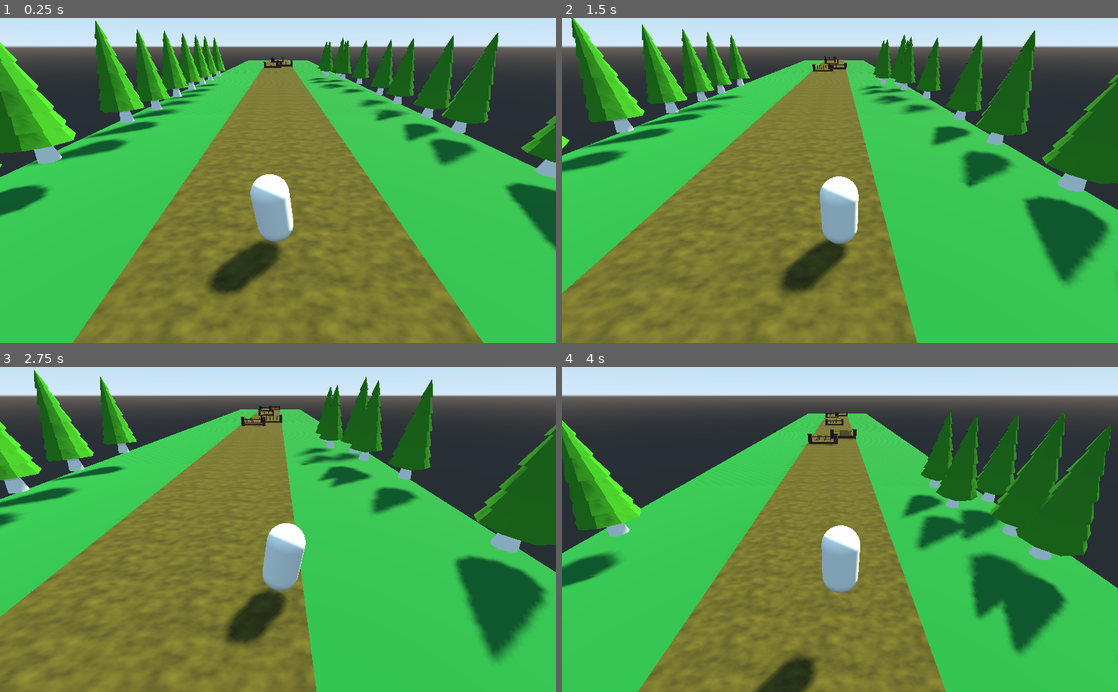
Above: before the commit, frames 1-4 (two rows, left to right).
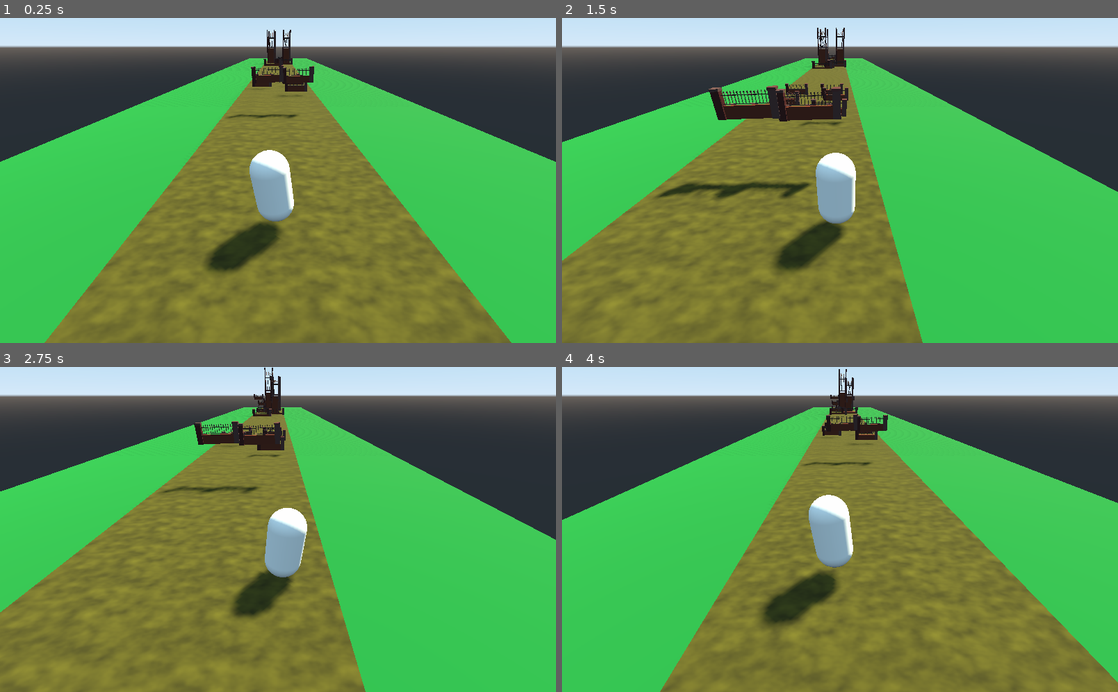
Above: after the commit, the same moments.

Repository: Oskarm2012/infite-runner-2022
Game: Godot game, scene res://Main.tscn
Same seed, same stepped clock (60 frames per second), same inputs: the game is played once before the commit and once after it.
Inputs:
- Up to frame 1 (0.25 s): no input
- Up to frame 2 (1.5 s): hold D (move_right) 0.53-1.28 s; tap Space (jump) at 0.77 s; hold A (move_left) from 1.28 s (still down)
- Up to frame 3 (2.75 s): tap Space (jump) at 1.52 s; release A (move_left) at 2.03 s; hold D (move_right) from 2.03 s (still down)
- Up to frame 4 (4 s): tap Space (jump) at 3.02, 3.77 s; release D (move_right) at 3.53 s; hold A (move_left) from 3.53 s (still down)

The runs differ from the first frame. In frame 1, 25% of the frame differs, in the area x 0-100%, y 0-100%; in frame 2, 27%; in frame 3, 25%; in frame 4, 38%.

Commit message:
koodattiin

Diff:
--- a/Main.gd
+++ b/Main.gd
@@ -6,6 +6,31 @@
 var jump_length : float = 5.5
 var jump_height : float = 2.0
 onready var player = $Player
+onready var camera_pivot = $CameraPivot
 
+var  initial_road_count :int = 5
+var road_scenes = [
+	load("res://road1.tscn"),
+	load("res://Road2.tscn"),
+	load("res://Road3.tscn"),
+	load("res://Road4.tscn")
+]
 func _ready():
+	randomize()
 	player.setup_jump(jump_length, jump_height, run_speed)
+
+	for i in range(initial_road_count):
+		var road = make_random_road()
+		road.translation.z = -(i + 1) * 50
+		add_child(road)
+
+
+func _physics_process(delta):
+	camera_pivot.translation = player.translation
+	camera_pivot.translation.y = 0
+
+
+func make_random_road():
+	var road_scene = road_scenes[randi() % road_scenes.size()]
+	var road = road_scene.instance()
+	return road
--- a/Main.tscn
+++ b/Main.tscn
@@ -28,4 +28,9 @@
 [node name="roadbase2" parent="." instance=ExtResource( 4 )]
 transform = Transform( 1, 0, 0, 0, 1, 0, 0, 0, 1, 0, 0, -100 )
 
+[node name="CameraPivot" type="Spatial" parent="."]
+
+[node name="Camera" type="Camera" parent="CameraPivot"]
+transform = Transform( 1, 0, 0, 0, 0.866025, 0.5, 0, -0.5, 0.866025, 0, 5, 5 )
+
 [connection signal="gameplay_exited" from="RoadStart" to="Player" method="_on_RoadStart_gameplay_exited"]
--- a/Player.gd
+++ b/Player.gd
@@ -42,7 +42,12 @@
 	velocity.z = -run_speed
 	velocity = move_and_slide(velocity, Vector3.UP)
 
-
+	for index in range(get_slide_count()):
+		var collision = get_slide_collision(index)
+		var collision_object = collision.collider as CollisionObject
+		if collision_object.collision_layer & 4:
+			#print("Ouch!")
+			get_tree().reload_current_scene()
 
 func _on_RoadStart_gameplay_exited():
 	pass
--- a/Player.tscn
+++ b/Player.tscn
@@ -9,10 +9,8 @@
 radius = 0.5
 
 [node name="Player" type="KinematicBody"]
+collision_mask = 6
 script = ExtResource( 1 )
-
-[node name="Camera" type="Camera" parent="."]
-transform = Transform( 1, 0, 0, 0, 0.866025, 0.5, 0, -0.5, 0.866025, 0, 5, 5 )
 
 [node name="Spatial" type="Spatial" parent="."]
 
--- /dev/null
+++ b/Road2.tscn
@@ -0,0 +1,24 @@
+[gd_scene load_steps=3 format=2]
+
+[ext_resource path="res://Wall.tscn" type="PackedScene" id=1]
+[ext_resource path="res://roadbase.tscn" type="PackedScene" id=2]
+
+[node name="Road2" instance=ExtResource( 2 )]
+
+[node name="wall" parent="." index="1" instance=ExtResource( 1 )]
+transform = Transform( 0.5, 0.000244346, 0, -0.000244346, 0.5, 0, 0, 0, 0.5, 1.74979, 0.600002, -32.437 )
+
+[node name="wall2" parent="." index="2" instance=ExtResource( 1 )]
+transform = Transform( 0.5, 0.000244346, 0, -0.000244346, 0.5, 0, 0, 0, 0.5, -2.13626, -0.516509, -31.5648 )
+
+[node name="wall3" parent="." index="3" instance=ExtResource( 1 )]
+transform = Transform( 0.5, 0.000244346, 0, -0.000244346, 0.5, 0, 0, 0, 0.5, -1.9144, 0.734567, -25.0744 )
+
+[node name="wall4" parent="." index="4" instance=ExtResource( 1 )]
+transform = Transform( 0.5, 0.000244346, 0, -0.000244346, 0.5, 0, 0, 0, 0.5, 1.84954, 1.32583, -27.5631 )
+
+[node name="wall5" parent="." index="5" instance=ExtResource( 1 )]
+transform = Transform( 0.5, 0.000244346, 0, -0.000244346, 0.5, 0, 0, 0, 0.5, -0.249398, 0.734567, -21.5227 )
+
+[node name="wall6" parent="." index="6" instance=ExtResource( 1 )]
+transform = Transform( 0.499748, -0.0158624, 0, 0.0158588, 0.499637, -0.0105759, 0.000335518, 0.0105706, 0.499888, -0.249398, 1.78317, -15.4297 )
--- /dev/null
+++ b/Road3.tscn
@@ -0,0 +1,48 @@
+[gd_scene load_steps=3 format=2]
+
+[ext_resource path="res://Wall.tscn" type="PackedScene" id=1]
+[ext_resource path="res://roadbase.tscn" type="PackedScene" id=2]
+
+[node name="roadbase" instance=ExtResource( 2 )]
+
+[node name="wall" parent="." index="1" instance=ExtResource( 1 )]
+transform = Transform( 0.5, 0, 0, 0, 4, 0, 0, 0, 0.5, -1.87725, 0.6, -33.592 )
+
+[node name="wall2" parent="." index="2" instance=ExtResource( 1 )]
+transform = Transform( 0.5, 0, 0, 0, 4, 0, 0, 0, 0.5, 2.60925, 0.6, -33.592 )
+
+[node name="wall3" parent="." index="3" instance=ExtResource( 1 )]
+transform = Transform( 0.5, 0, 0, 0, 4, 0, 0, 0, 0.5, 2.60925, 0.6, -27.5405 )
+
+[node name="wall4" parent="." index="4" instance=ExtResource( 1 )]
+transform = Transform( 0.5, 0, 0, 0, 4, 0, 0, 0, 0.5, -2.12705, 0.6, -27.5405 )
+
+[node name="wall5" parent="." index="5" instance=ExtResource( 1 )]
+transform = Transform( 0.5, 0, 0, 0, 0.5, 0, 0, 0, 0.5, 0.129303, 0.666833, -22.374 )
+
+[node name="wall6" parent="." index="6" instance=ExtResource( 1 )]
+transform = Transform( 0.5, 0, 0, 0, 0.5, 0, 0, 0, 0.5, 0.156055, 0.6, -17.9822 )
+
+[node name="wall8" parent="." index="7" instance=ExtResource( 1 )]
+transform = Transform( 0.5, 0, 0, 0, 0.5, 0, 0, 0, 0.5, 0.156055, 0.6, -30.8464 )
+
+[node name="wall9" parent="." index="8" instance=ExtResource( 1 )]
+transform = Transform( 0.5, 0, 0, 0, 0.5, 0, 0, 0, 0.5, 0.0325539, -0.564336, -25.2153 )
+
+[node name="wall10" parent="." index="9" instance=ExtResource( 1 )]
+transform = Transform( 0.5, 0, 0, 0, 0.5, 0, 0, 0, 0.5, 0.156055, 0.6, -41.9589 )
+
+[node name="wall15" parent="." index="10" instance=ExtResource( 1 )]
+transform = Transform( 0.5, 0, 0, 0, 0.5, 0, 0, 0, 0.5, 2.6287, 0.6, -41.9589 )
+
+[node name="wall14" parent="." index="11" instance=ExtResource( 1 )]
+transform = Transform( 0.5, 0, 0, 0, 0.5, 0, 0, 0, 0.5, -2.61113, 0.6, -41.9589 )
+
+[node name="wall11" parent="." index="12" instance=ExtResource( 1 )]
+transform = Transform( 0.5, 0, 0, 0, 0.5, 0, 0, 0, 0.5, 0.156055, 0.6, -43.8236 )
+
+[node name="wall12" parent="." index="13" instance=ExtResource( 1 )]
+transform = Transform( 0.5, 0, 0, 0, 0.5, 0, 0, 0, 0.5, -2.35477, 0.6, -43.8236 )
+
+[node name="wall13" parent="." index="14" instance=ExtResource( 1 )]
+transform = Transform( 0.5, 0, 0, 0, 0.5, 0, 0, 0, 0.5, 2.37503, 0.6, -43.8236 )
--- /dev/null
+++ b/Road4.tscn
@@ -0,0 +1,63 @@
+[gd_scene load_steps=3 format=2]
+
+[ext_resource path="res://roadbase.tscn" type="PackedScene" id=1]
+[ext_resource path="res://Wall.tscn" type="PackedScene" id=2]
+
+[node name="roadbase" instance=ExtResource( 1 )]
+
+[node name="wall" parent="." index="1" instance=ExtResource( 2 )]
+transform = Transform( 0.5, 0, 0, 0, 0.5, 0, 0, 0, 0.5, -2.70209, 2.61458, -36.4751 )
+
+[node name="wall2" parent="." index="2" instance=ExtResource( 2 )]
+transform = Transform( 0.5, 0, 0, 0, 0.5, 0, 0, 0, 0.5, -0.369683, 2.51629, -36.4751 )
+
+[node name="wall3" parent="." index="3" instance=ExtResource( 2 )]
+transform = Transform( 0.5, 0, 0, 0, 0.5, 0, 0, 0, 0.5, -0.369683, 2.40331, -33.3808 )
+
+[node name="wall7" parent="." index="4" instance=ExtResource( 2 )]
+transform = Transform( 0.5, 0, 0, 0, 0.5, 0, 0, 0, 0.5, 1.33377, 2.48497, -33.3808 )
+
+[node name="wall8" parent="." index="5" instance=ExtResource( 2 )]
+transform = Transform( 0.5, 0, 0, 0, 0.5, 0, 0, 0, 0.5, 1.36864, 2.63083, -36.5865 )
+
+[node name="wall9" parent="." index="6" instance=ExtResource( 2 )]
+transform = Transform( 0.5, 0, 0, 0, 0.5, 0, 0, 0, 0.5, 1.33377, 2.47485, -35.0942 )
+
+[node name="wall4" parent="." index="7" instance=ExtResource( 2 )]
+transform = Transform( 0.5, 0, 0, 0, 0.5, 0, 0, 0, 0.5, -2.3831, 2.32318, -33.3796 )
+
+[node name="wall17" parent="." index="8" instance=ExtResource( 2 )]
+transform = Transform( 0.5, 0, 0, 0, 0.5, 0, 0, 0, 0.5, -2.3831, 4.18176, -19.2447 )
+
+[node name="wall18" parent="." index="9" instance=ExtResource( 2 )]
+transform = Transform( 0.5, 0, 0, 0, 0.5, 0, 0, 0, 0.5, -0.00325799, 3.319, -19.2447 )
+
+[node name="wall19" parent="." index="10" instance=ExtResource( 2 )]
+transform = Transform( 0.5, 0, 0, 0, 0.5, 0, 0, 0, 0.5, 1.88828, 3.78328, -19.4863 )
+
+[node name="wall5" parent="." index="11" instance=ExtResource( 2 )]
+transform = Transform( 0.5, 0, 0, 0, 0.5, 0, 0, 0, 0.5, -2.3831, 1.02428, -30.306 )
+
+[node name="wall6" parent="." index="12" instance=ExtResource( 2 )]
+transform = Transform( 0.5, 0, 0, 0, 5, 0, 0, 0, 0.5, -0.106873, 1.02428, -30.306 )
+
+[node name="wall10" parent="." index="13" instance=ExtResource( 2 )]
+transform = Transform( 0.5, 0, 0, 0, 4, 0, 0, 0, 0.5, 2.12124, 1.02428, -30.306 )
+
+[node name="wall11" parent="." index="14" instance=ExtResource( 2 )]
+transform = Transform( 0.5, 0, 0, 0, 0.5, 0, 0, 0, 0.5, 2.12124, 1.02428, -29.767 )
+
+[node name="wall12" parent="." index="15" instance=ExtResource( 2 )]
+transform = Transform( 0.5, 0, 0, 0, 0.5, 0, 0, 0, 0.5, -0.300811, 0.929705, -29.8874 )
+
+[node name="wall13" parent="." index="16" instance=ExtResource( 2 )]
+transform = Transform( 0.5, 0, 0, 0, 0.5, 0, 0, 0, 0.5, -2.36709, 0.929705, -29.8874 )
+
+[node name="wall14" parent="." index="17" instance=ExtResource( 2 )]
+transform = Transform( 0.5, 0, 0, 0, 0.5, 0, 0, 0, 0.5, -2.36709, 0.929705, -25.1772 )
+
+[node name="wall15" parent="." index="18" instance=ExtResource( 2 )]
+transform = Transform( 0.5, 0, 0, 0, 0.5, 0, 0, 0, 0.5, -0.329735, 0.929705, -25.1772 )
+
+[node name="wall16" parent="." index="19" instance=ExtResource( 2 )]
+transform = Transform( 0.5, 0, 0, 0, 4, 0, 0, 0, 0.5, 1.64358, 0.929705, -25.1772 )
--- a/RoadStart.tscn
+++ b/RoadStart.tscn
@@ -1,109 +1,27 @@
-[gd_scene load_steps=4 format=2]
+[gd_scene load_steps=3 format=2]
 
 [ext_resource path="res://roadbase.tscn" type="PackedScene" id=1]
-[ext_resource path="res://Assets/lowpolytree.obj" type="ArrayMesh" id=3]
+[ext_resource path="res://Wall.tscn" type="PackedScene" id=2]
 
-[sub_resource type="SpatialMaterial" id=1]
-albedo_color = Color( 0.156863, 0.517647, 0.0509804, 1 )
+[node name="Road2" instance=ExtResource( 1 )]
 
-[node name="RoadStart" instance=ExtResource( 1 )]
+[node name="wall" parent="." index="1" instance=ExtResource( 2 )]
+transform = Transform( 0.5, 0.000244346, 0, -0.000244346, 0.5, 0, 0, 0, 0.5, 1.74979, 0.600002, -32.604 )
 
-[node name="lowpolytree" type="MeshInstance" parent="." index="1"]
-transform = Transform( 1, 0, 0, 0, 1, 0, 0, 0, 1, 10.8897, 2.97922, -18.9668 )
-mesh = ExtResource( 3 )
-material/0 = SubResource( 1 )
+[node name="wall2" parent="." index="2" instance=ExtResource( 2 )]
+transform = Transform( 0.5, 0.000244346, 0, -0.000244346, 0.5, 0, 0, 0, 0.5, -1.9144, 0.600002, -32.6932 )
 
-[node name="lowpolytree2" type="MeshInstance" parent="." index="2"]
-transform = Transform( 1, 0, 0, 0, 1, 0, 0, 0, 1, 11.0959, 2.97922, -14.395 )
-mesh = ExtResource( 3 )
-material/0 = SubResource( 1 )
+[node name="wall3" parent="." index="3" instance=ExtResource( 2 )]
+transform = Transform( 0.5, 0.000244346, 0, -0.000244346, 0.5, 0, 0, 0, 0.5, -1.9144, 0.787171, -26.8481 )
 
-[node name="lowpolytree3" type="MeshInstance" parent="." index="3"]
-transform = Transform( 1, 0, 0, 0, 1, 0, 0, 0, 1, 11.0959, 2.97922, -10.9474 )
-mesh = ExtResource( 3 )
-material/0 = SubResource( 1 )
+[node name="wall4" parent="." index="4" instance=ExtResource( 2 )]
+transform = Transform( 0.5, 0.000244346, 0, -0.000244346, 0.5, 0, 0, 0, 0.5, 2.1824, 0.734567, -28.9549 )
 
-[node name="lowpolytree4" type="MeshInstance" parent="." index="4"]
-transform = Transform( 1, 0, 0, 0, 1, 0, 0, 0, 1, 11.0959, 2.97922, -5.40822 )
-mesh = ExtResource( 3 )
-material/0 = SubResource( 1 )
+[node name="wall5" parent="." index="5" instance=ExtResource( 2 )]
+transform = Transform( 0.5, 0.000244346, 0, -0.000244346, 0.5, 0, 0, 0, 0.5, 1.87162, 0.960946, -22.5682 )
 
-[node name="lowpolytree5" type="MeshInstance" parent="." index="5"]
-transform = Transform( 1, 0, 0, 0, 1, 0, 0, 0, 1, 11.0959, 2.97922, -23.699 )
-mesh = ExtResource( 3 )
-material/0 = SubResource( 1 )
+[node name="wall6" parent="." index="6" instance=ExtResource( 2 )]
+transform = Transform( 0.499748, -0.0158624, 0, 0.0158588, 0.499637, -0.0105759, 0.000335518, 0.0105706, 0.499888, 1.48253, 2.64684, -15.546 )
 
-[node name="lowpolytree6" type="MeshInstance" parent="." index="6"]
-transform = Transform( 1, 0, 0, 0, 1, 0, 0, 0, 1, 11.0824, 3.07411, -31.1129 )
-mesh = ExtResource( 3 )
-material/0 = SubResource( 1 )
-
-[node name="lowpolytree17" type="MeshInstance" parent="." index="7"]
-transform = Transform( 1, 0, 0, 0, 1, 0, 0, 0, 1, 9.80646, 3.24491, -35.0743 )
-mesh = ExtResource( 3 )
-material/0 = SubResource( 1 )
-
-[node name="lowpolytree18" type="MeshInstance" parent="." index="8"]
-transform = Transform( 1, 0, 0, 0, 1, 0, 0, 0, 1, 8.32352, 3.15002, -40.4357 )
-mesh = ExtResource( 3 )
-material/0 = SubResource( 1 )
-
-[node name="lowpolytree19" type="MeshInstance" parent="." index="9"]
-transform = Transform( 1, 0, 0, 0, 1, 0, 0, 0, 1, 8.47829, 3.15002, -44.1126 )
-mesh = ExtResource( 3 )
-material/0 = SubResource( 1 )
-
-[node name="lowpolytree20" type="MeshInstance" parent="." index="10"]
-transform = Transform( 1, 0, 0, 0, 1, 0, 0, 0, 1, 11.0847, 3.15002, -41.3816 )
-mesh = ExtResource( 3 )
-material/0 = SubResource( 1 )
-
-[node name="lowpolytree7" type="MeshInstance" parent="." index="11"]
-transform = Transform( 1, 0, 0, 0, 1, 0, 0, 0, 1, 9.42149, 3.50658, -36.5153 )
-mesh = ExtResource( 3 )
-material/0 = SubResource( 1 )
-
-[node name="lowpolytree8" type="MeshInstance" parent="." index="12"]
-transform = Transform( 1, 0, 0, 0, 1, 0, 0, 0, 1, -9.23088, 3.50658, -36.5153 )
-mesh = ExtResource( 3 )
-material/0 = SubResource( 1 )
-
-[node name="lowpolytree9" type="MeshInstance" parent="." index="13"]
-transform = Transform( 1, 0, 0, 0, 1, 0, 0, 0, 1, -9.23088, 3.50658, -31.4009 )
-mesh = ExtResource( 3 )
-material/0 = SubResource( 1 )
-
-[node name="lowpolytree10" type="MeshInstance" parent="." index="14"]
-transform = Transform( 1, 0, 0, 0, 1, 0, 0, 0, 1, -9.23088, 3.50658, -27.6591 )
-mesh = ExtResource( 3 )
-material/0 = SubResource( 1 )
-
-[node name="lowpolytree11" type="MeshInstance" parent="." index="15"]
-transform = Transform( 1, 0, 0, 0, 1, 0, 0, 0, 1, -9.23088, 3.50658, -23.5698 )
-mesh = ExtResource( 3 )
-material/0 = SubResource( 1 )
-
-[node name="lowpolytree12" type="MeshInstance" parent="." index="16"]
-transform = Transform( 1, 0, 0, 0, 1, 0, 0, 0, 1, -9.23088, 3.50658, -19.3967 )
-mesh = ExtResource( 3 )
-material/0 = SubResource( 1 )
-
-[node name="lowpolytree13" type="MeshInstance" parent="." index="17"]
-transform = Transform( 1, 0, 0, 0, 1, 0, 0, 0, 1, -9.23088, 3.50658, -11.2388 )
-mesh = ExtResource( 3 )
-material/0 = SubResource( 1 )
-
-[node name="lowpolytree14" type="MeshInstance" parent="." index="18"]
-transform = Transform( 1, 0, 0, 0, 1, 0, 0, 0, 1, -9.23088, 3.50658, -5.59694 )
-mesh = ExtResource( 3 )
-material/0 = SubResource( 1 )
-
-[node name="lowpolytree15" type="MeshInstance" parent="." index="19"]
-transform = Transform( 1, 0, 0, 0, 1, 0, 0, 0, 1, -9.23088, 3.50658, -2.58608 )
-mesh = ExtResource( 3 )
-material/0 = SubResource( 1 )
-
-[node name="lowpolytree16" type="MeshInstance" parent="." index="20"]
-transform = Transform( 1, 0, 0, 0, 1, 0, 0, 0, 1, -9.23088, 3.34635, -15.1404 )
-mesh = ExtResource( 3 )
-material/0 = SubResource( 1 )
+[node name="wall7" parent="." index="7" instance=ExtResource( 2 )]
+transform = Transform( 0.499748, -0.0158624, 0, 0.0158588, 0.499637, -0.0105759, 0.000335518, 0.0105706, 0.499888, -0.74608, 2.69586, -15.5056 )
--- a/Wall.tscn
+++ b/Wall.tscn
@@ -92,6 +92,7 @@
 material/19 = SubResource( 20 )
 
 [node name="StaticBody" type="StaticBody" parent="wall"]
+collision_layer = 4
 
 [node name="CollisionShape" type="CollisionShape" parent="wall/StaticBody"]
 shape = SubResource( 21 )
--- a/project.godot
+++ b/project.godot
@@ -35,8 +35,14 @@
 jump={
 "deadzone": 0.5,
 "events": [ Object(InputEventKey,"resource_local_to_scene":false,"resource_name":"","device":0,"alt":false,"shift":false,"control":false,"meta":false,"command":false,"pressed":false,"scancode":32,"physical_scancode":0,"unicode":0,"echo":false,"script":null)
+, Object(InputEventKey,"resource_local_to_scene":false,"resource_name":"","device":0,"alt":false,"shift":false,"control":false,"meta":false,"command":false,"pressed":false,"scancode":16777232,"physical_scancode":0,"unicode":0,"echo":false,"script":null)
  ]
 }
+
+[layer_names]
+
+3d_physics/layer_1="Player"
+3d_physics/layer_2="Road"
 
 [physics]
 
--- a/roadbase.tscn
+++ b/roadbase.tscn
@@ -52,6 +52,7 @@
 shape = SubResource( 7 )
 
 [node name="StaticBody" type="StaticBody" parent="Grass/Tie"]
+collision_layer = 2
 
 [node name="CollisionShape" type="CollisionShape" parent="Grass/Tie/StaticBody"]
 shape = SubResource( 8 )
Not shown, added: Wall Clock.fbx.import
Not shown, added: Wall Clock.fbx
